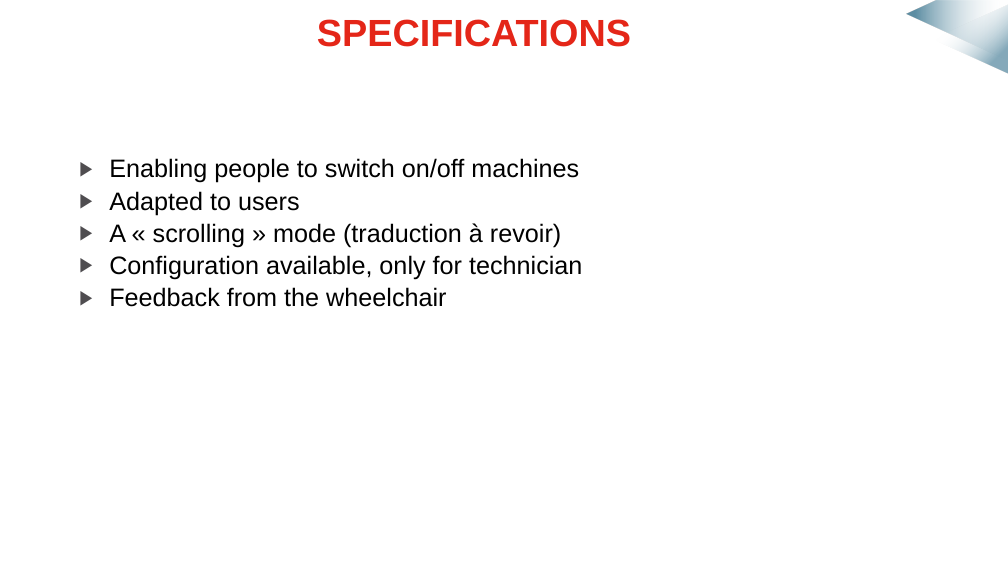
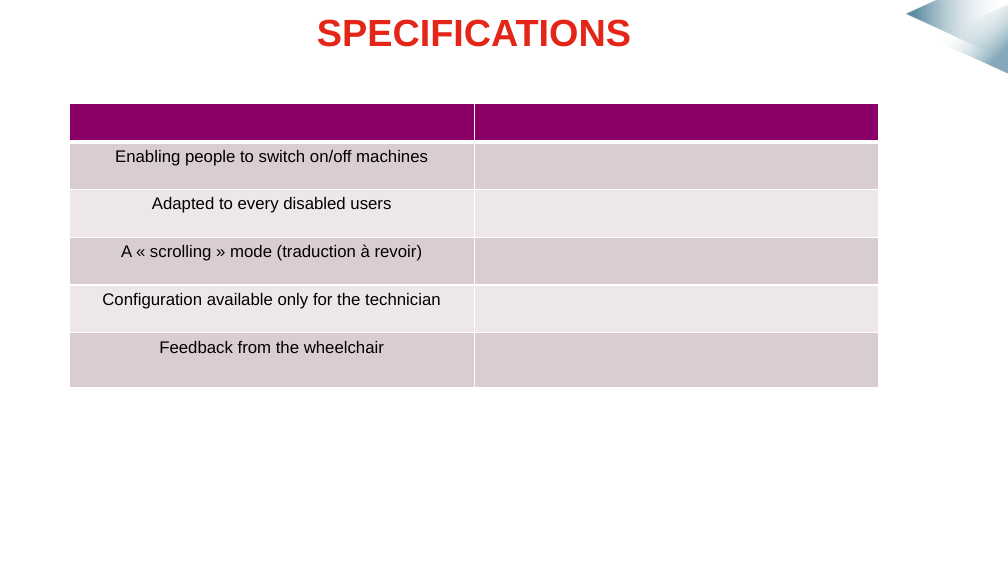
Before and after one commit to mmeven/EP_Domotique_Tablette, a slide deck: slide 8 of Rendu/Diapo_prototype_janvier.pptx (slide 7 before the commit). Drawn at 1008x567 pixels with LibreOffice and Linux fonts; fonts in the diff are those of the drawing; background and template pictures are left out. Boxes give left, top, right and bottom in pixels: in the first picture for what was removed or moved away, otherwise in the second. Text is boxed around its words. In the diff, an @@ line names an element or a change of style, - is before the commit and + after.

```diff
--- a/Rendu/Diapo_prototype_janvier.pptx
+++ b/Rendu/Diapo_prototype_janvier.pptx
@@ table added at [70,104,878,401], 6 rows, 2 columns @@
+ | 
+Enabling people to switch on/off machines | 
+Adapted to every disabled users | 
+A « scrolling » mode (traduction à revoir) | 
+Configuration available only for the technician | 
+Feedback from the wheelchair | 
@@ text removed at [109,158,582,307] @@
-▶ Enabling people to switch on/off machines
-▶ Adapted to users
-▶ A « scrolling » mode (traduction à revoir)
-▶ Configuration available, only for technician
-▶ Feedback from the wheelchair
```
Also in this commit, not shown: 3 other slides changed, 9 slides added.
